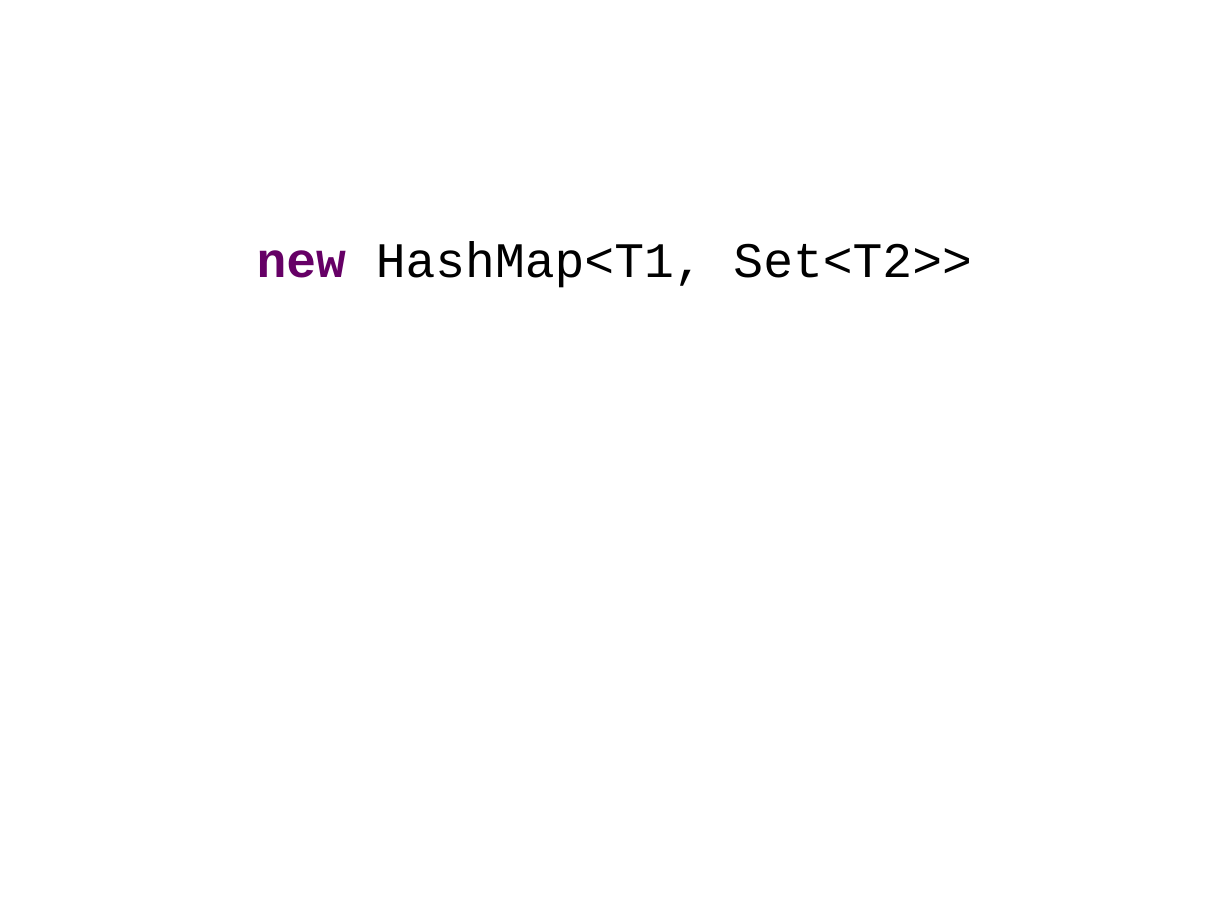
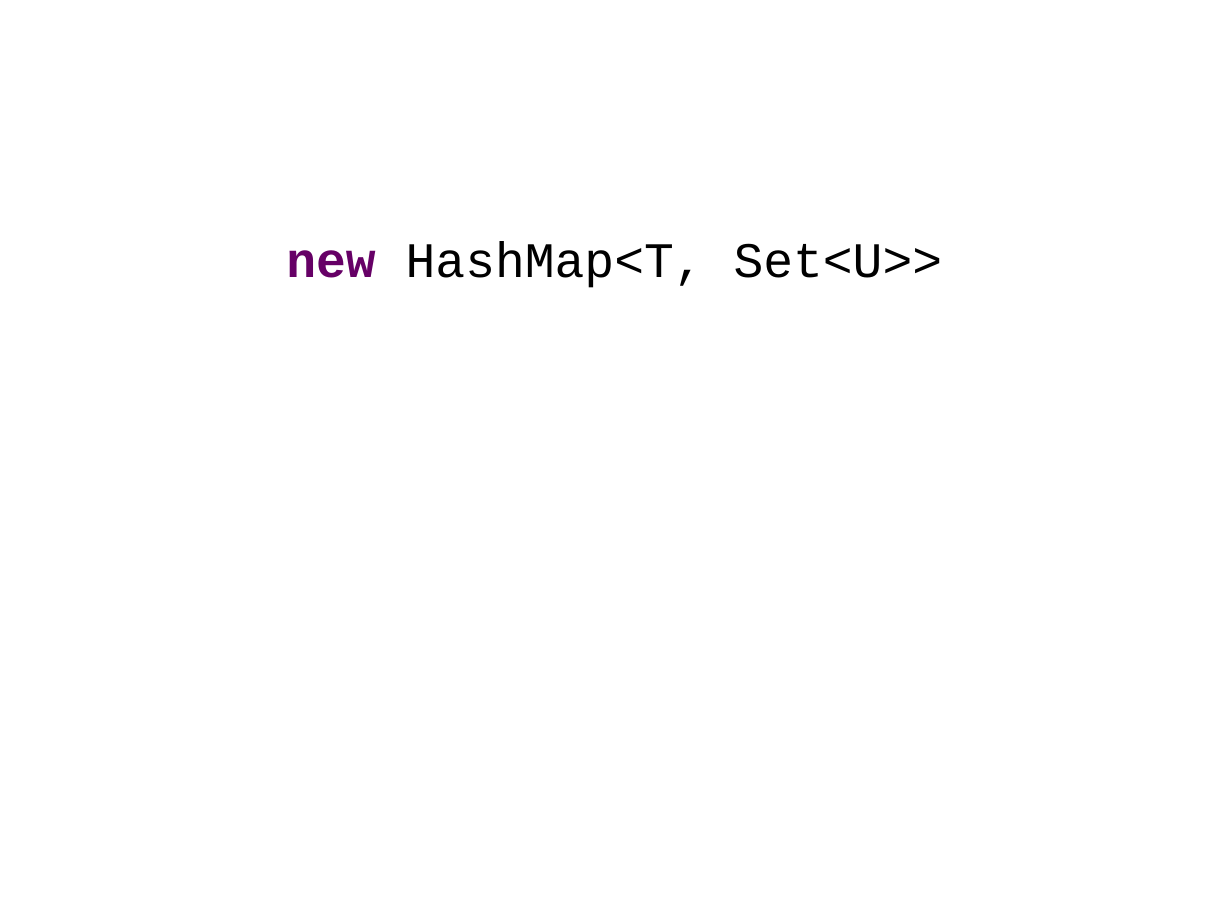
Before and after one commit to HamletDRC/presentations, a slide deck: slide 32 of javaboilerplatebusters/BoilerPlateBusters.odp. Drawn at 1232x924 pixels with LibreOffice and Linux fonts; fonts in the diff are those of the drawing; background and template pictures are left out. Boxes give left, top, right and bottom in pixels: in the first picture for what was removed or moved away, otherwise in the second. Text is boxed around its words. In the diff, an @@ line names an element or a change of style, - is before the commit and + after.

```diff
--- a/javaboilerplatebusters/BoilerPlateBusters.odp
+++ b/javaboilerplatebusters/BoilerPlateBusters.odp
@@ subtitle at <box>286,241,943,288</box>: text changed @@
-new HashMap<T1, Set<T2>>
+new HashMap<T, Set<U>>
```
Also in this commit, not shown: 14 other slides changed, 2 other files.
